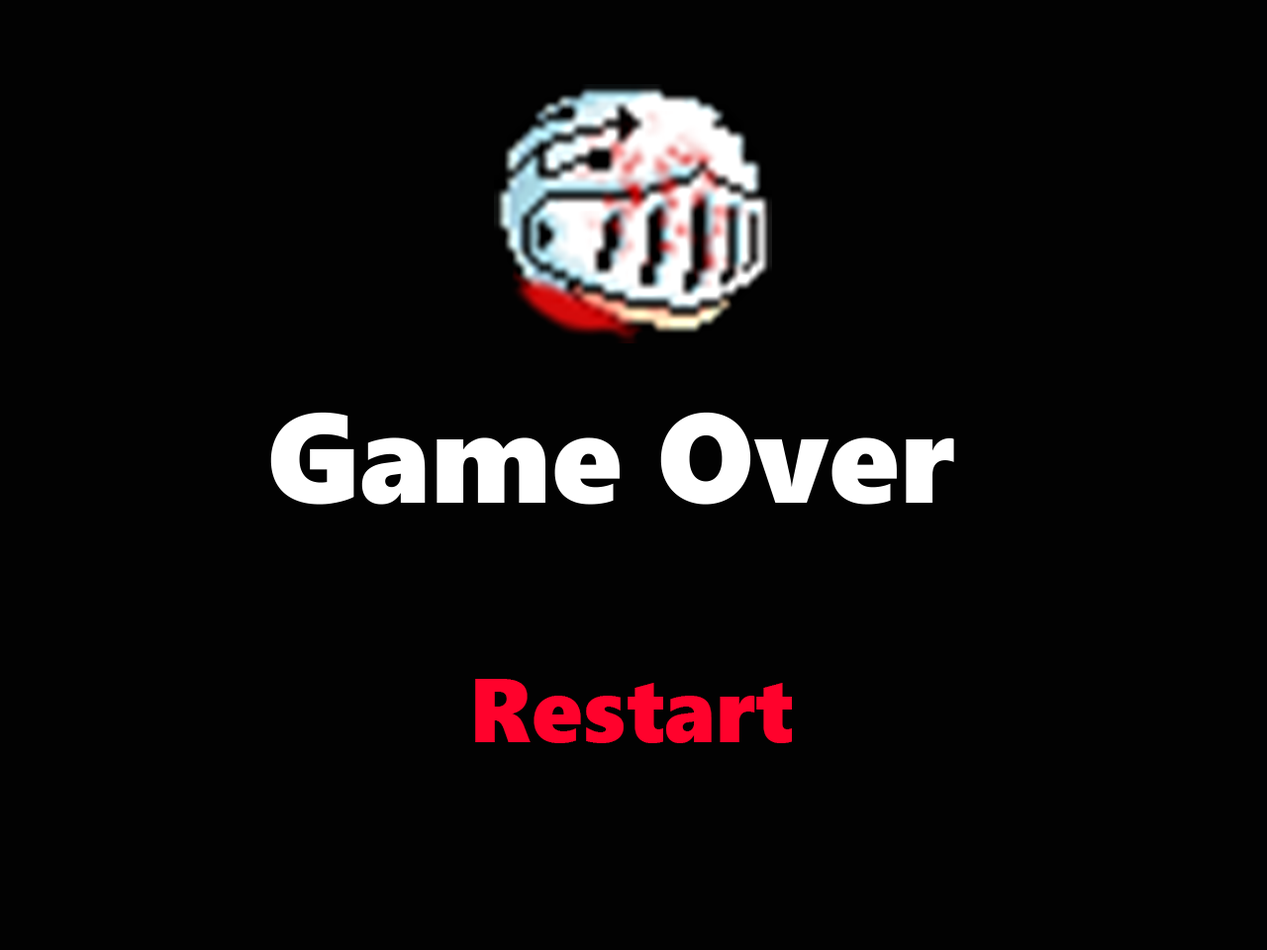
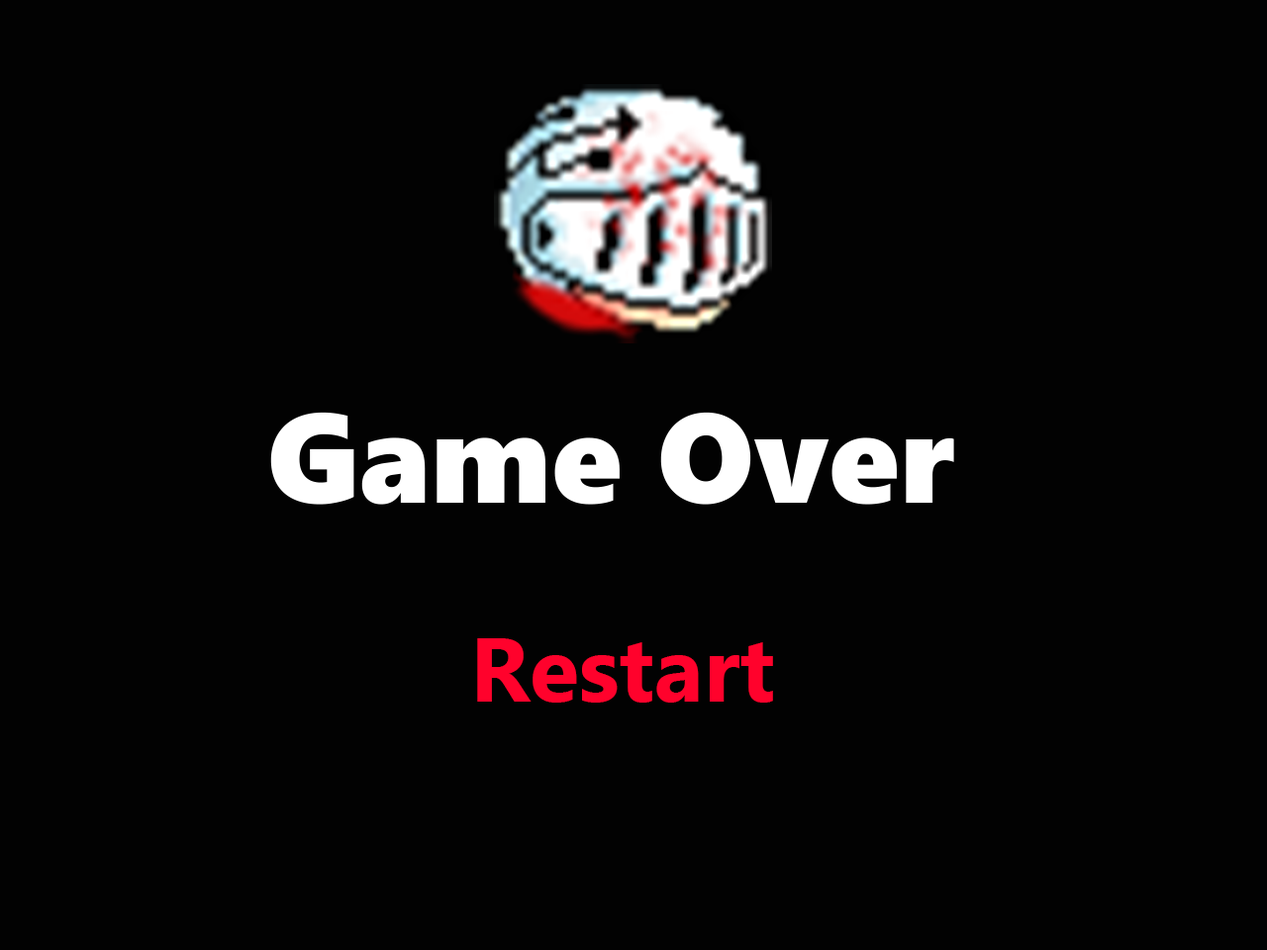
The second 1267x950 image is a revision of the first. Changes to its layers:
painted on "Restart" over [475, 638, 792, 744]
